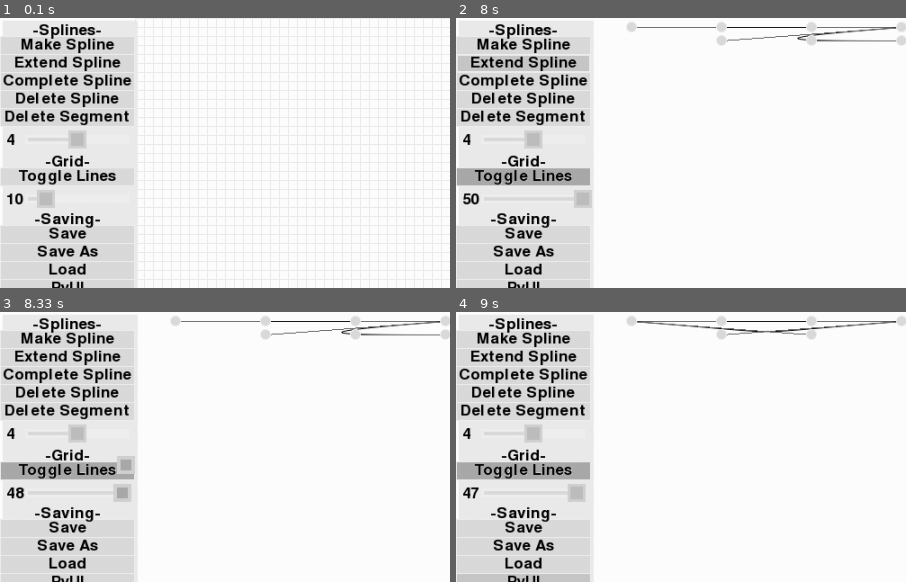
Above: before the commit, frames 1-4 (two rows, left to right).
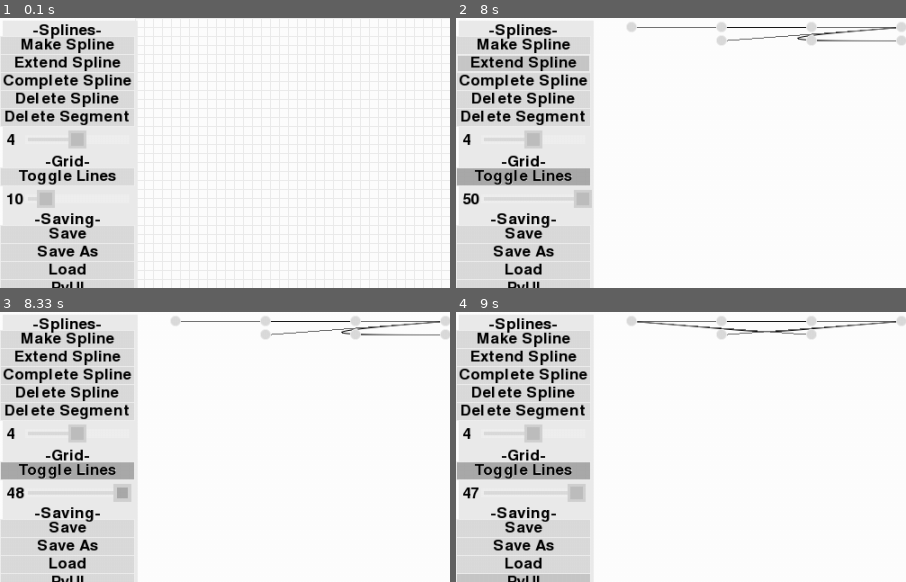
Above: after the commit, the same moments.

Repository: christianharris-3/PyUI
Game: pygame game, started from PyUI vector maker.py
Same seed, same stepped clock (60 frames per second), same inputs: the game is played once before the commit and once after it.
Inputs (mouse positions are % of the whole screen's width and height, from its top left):
- Up to frame 1 (0.1 s): no input
- Up to frame 2 (8 s): click (7, 8) at 0.38 s; press the mouse at (19, 2) at 0.7 s; move the mouse to (40, 30) at 0.8 s; release the mouse at (62, 59) at 0.93 s; click (14, 47) at 1.05 s; press the mouse at (31, 58) at 1.37 s; move the mouse to (51, 50) at 1.47 s; release the mouse at (70, 42) at 1.6 s; tap Space at 1.67 s; press the mouse at (40, 58) at 2.03 s; move the mouse to (55, 39) at 2.13 s; release the mouse at (70, 21) at 2.27 s; press the mouse at (26, 80) at 2.37 s; move the mouse to (24, 70) at 2.47 s; release the mouse at (22, 61) at 2.6 s; click (7, 15) at 2.72 s; press the mouse at (7, 27) at 3.03 s; move the mouse to (10, 42) at 3.13 s; release the mouse at (13, 58) at 3.27 s; press the mouse at (5, 33) at 3.37 s; move the mouse to (31, 54) at 3.47 s; release the mouse at (57, 75) at 3.6 s; click (8, 50) at 3.72 s; click (7, 29) at 4.05 s; press the mouse at (7, 18) at 4.37 s; move the mouse to (14, 33) at 4.47 s; release the mouse at (22, 48) at 4.6 s; press the mouse at (7, 29) at 4.7 s; move the mouse to (12, 36) at 4.8 s; release the mouse at (17, 43) at 4.93 s; press the mouse at (7, 29) at 5.03 s; move the mouse to (47, 24) at 5.13 s; release the mouse at (86, 19) at 5.27 s; press the mouse at (7, 47) at 5.37 s; move the mouse to (10, 53) at 5.47 s; release the mouse at (14, 60) at 5.6 s; press the mouse at (7, 47) at 5.7 s; move the mouse to (13, 50) at 5.8 s; release the mouse at (18, 53) at 5.93 s; press the mouse at (7, 47) at 6.53 s; move the mouse to (42, 32) at 6.63 s; release the mouse at (76, 18) at 6.77 s; press the mouse at (37, 58) at 6.87 s; move the mouse to (53, 48) at 6.97 s; release the mouse at (69, 38) at 7.1 s; tap Enter at 7.17 s; press the mouse at (7, 8) at 7.53 s; move the mouse to (41, 14) at 7.63 s; release the mouse at (74, 20) at 7.77 s; press the mouse at (7, 8) at 7.87 s; move the mouse to (29, 36) at 7.97 s
- Up to frame 3 (8.33 s): release the mouse at (51, 63) at 8.1 s; press the mouse at (14, 33) at 8.2 s; move the mouse to (14, 28) at 8.3 s
- Up to frame 4 (9 s): release the mouse at (13, 22) at 8.43 s; press the mouse at (7, 12) at 8.53 s; move the mouse to (35, 42) at 8.63 s; release the mouse at (62, 73) at 8.77 s; click (8, 50) at 8.88 s
The pictures show only the part of the screen within x 0-50%, y 0-50%; the shares and areas given below are measured in that part.

Frames 1-2 are identical in both runs. In frame 3, 0.2% of the frame differs, in the area x 26-30%, y 53-60%; in frame 4, nothing differs.

Commit message:
Update PyUI.py
fixed bug with slider appearing to have 2 buttons when sliding

Diff:
--- a/PyUI.py
+++ b/PyUI.py
@@ -2389,69 +2389,43 @@
     def child_refreshcords(self,ui):
         self.slidercenter = (self.x+self.border+(self.width-self.border*2)*(self.slider/(self.maxp-self.minp)),self.y+self.height/2)
         self.innerrect = pygame.Rect(self.slidercenter[0]-self.slidersize/2+self.border,self.slidercenter[1]-self.slidersize/2+self.border,self.slidersize-self.border*2,self.slidersize-self.border*2)
-        self.refreshbutton(ui)
-##    def resetbutton(self,ui):
-##        try:
-##            self.bounditems.remove(self.button)
-##            ui.delete(self.button.ID,False)
-##        except:
-##            pass
-##        if type(self.data) == BUTTON: self.button = self.data
-##        else:
-##            self.button = ui.makebutton(0,0,self.text,self.textsize,self.command,self.menu,self.ID+'button',self.layer+0.01,self.roundedcorners,self.menuexceptions,width=self.slidersize,height=self.slidersize,img=self.img,dragable=self.dragable,
-##                                        clickdownsize=int(self.slidersize/15),col=shiftcolor(self.col,-30),runcommandat=self.runcommandat)
-##
-##        if self.direction == 'vertical': self.button.startobjanchor = [self.button.width/2,self.button.height/2]
-##        else: self.button.startobjanchor = ['w/2','h/2']
-##        self.binditem(self.button)
-
+        self.refreshbuttoncords(ui)
     def resetbutton(self,ui):
         try:
+            self.bounditems.remove(self.button)
             ui.delete(self.button.ID,False)
         except:
             pass
         if type(self.data) == BUTTON: self.button = self.data
         else:
-            self.button = ui.makebutton(self.x,self.y,self.text,self.textsize,self.command,self.menu,self.ID+'button',self.layer+0.01,self.roundedcorners,self.menuexceptions,width=self.slidersize,height=self.slidersize,img=self.img,dragable=self.dragable,clickdownsize=int(self.slidersize/15),col=shiftcolor(self.col,-30),runcommandat=self.runcommandat)
+            self.button = ui.makebutton(0,0,self.text,self.textsize,self.command,self.menu,self.ID+'button',self.layer+0.01,self.roundedcorners,self.menuexceptions,width=self.slidersize,height=self.slidersize,img=self.img,dragable=self.dragable,
+                                        clickdownsize=int(self.slidersize/15),col=shiftcolor(self.col,-30),runcommandat=self.runcommandat)
+
         if self.direction == 'vertical': self.button.startobjanchor = [self.button.width/2,self.button.height/2]
         else: self.button.startobjanchor = ['w/2','h/2']
-        self.button.onsliderbox = True
-        self.button.layer = self.layer+0.1
-        self.refreshbutton(ui)
+        self.button.dragable = False
+        self.binditem(self.button)
 
     def refreshbuttoncords(self,ui):
         offset = 0
         if self.containedslider: offset = self.button.width/2
-        self.slidercenter = (self.x+self.leftborder+offset+(self.width-self.leftborder-self.rightborder-offset*2)*((self.slider-self.minp)/(self.maxp-self.minp)),self.y+self.height/2)
-        self.button.startx = self.slidercenter[0]-self.x
-        self.button.starty = 0
+        self.slidercenter = (self.leftborder+offset+(self.width-self.leftborder-self.rightborder-offset*2)*((self.slider-self.minp)/(self.maxp-self.minp)),self.height/2)
         if self.direction == 'vertical':
             if self.containedslider: offset = self.button.height/2
-            self.slidercenter = (self.x+self.width/2,self.y+self.upperborder+offset+(self.height-self.upperborder-self.lowerborder-offset*2)*((self.slider-self.minp)/(self.maxp-self.minp)))
-            self.button.startx = 0
-            self.button.starty = self.slidercenter[1]-self.y
-
-        self.button.scalex = self.scalesize
-        self.button.scaley = self.scalesize
-        self.button.scalesize = self.scalesize
+            self.slidercenter = (self.width/2,self.upperborder+offset+(self.height-self.upperborder-self.lowerborder-offset*2)*((self.slider-self.minp)/(self.maxp-self.minp)))
+        self.button.startx = self.slidercenter[0]
+        self.button.starty = self.slidercenter[1]
+        self.button.startanchor = [0,0]
         self.button.resetcords(ui,False)
-        self.button.refreshcords(ui)
-        self.button.onslider=True
 
     def refreshbutton(self,ui):
-        self.refreshscale(ui)
-        self.button.startanchor = [self.x*self.dirscale[0],self.y*self.dirscale[1]+self.height/2*self.scale]
-        if self.direction == 'vertical':
-            self.button.startanchor = [self.x*self.dirscale[0]+self.width/2*self.scale,self.y*self.dirscale[1]]
-        self.button.menu = self.menu
-        self.button.gentext(ui)
+        self.button.refrsh(ui)
         self.refreshbuttoncords(ui)
 
     def child_render(self,screen,ui):
         self.draw(screen,ui)
         if self.button.holding: self.movetomouse(ui)
         if self.movetoclick: self.movebuttontoclick(ui)
-        self.button.draw(screen,ui)
     def movebuttontoclick(self,ui):
         self.getclickedon(ui,roundrect(self.x*self.dirscale[0],self.y*self.dirscale[1],self.width*self.scale,self.height*self.scale),False,False)
         if self.clickedon == 0:
